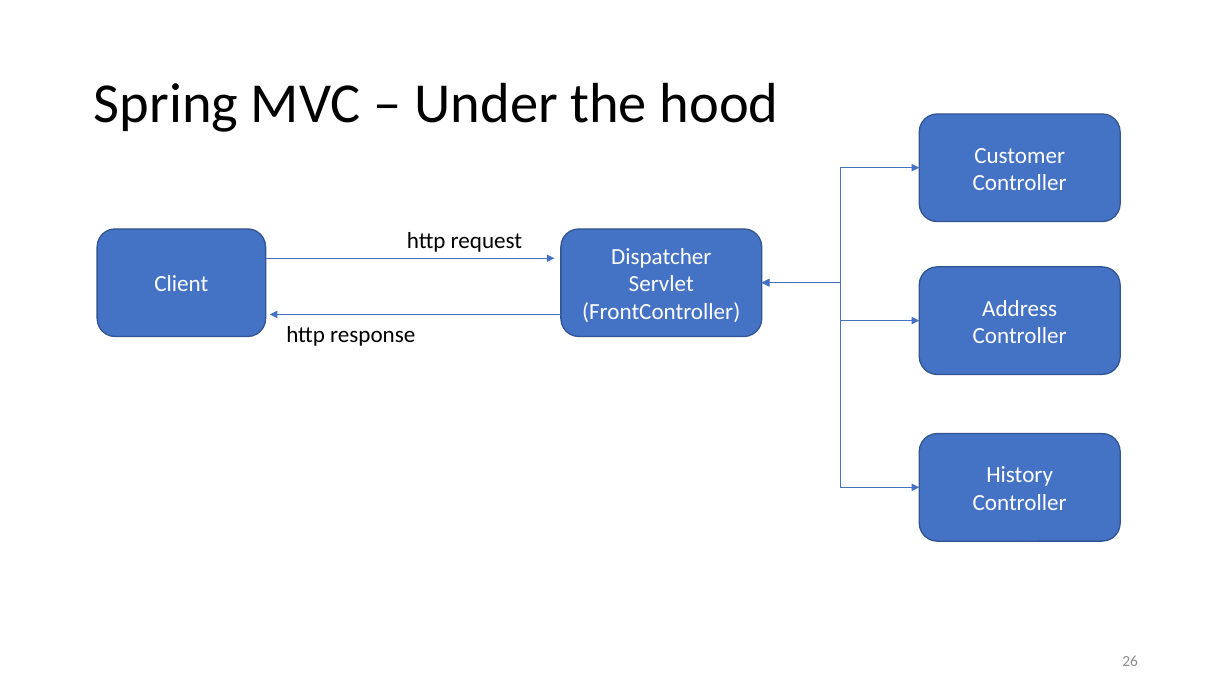
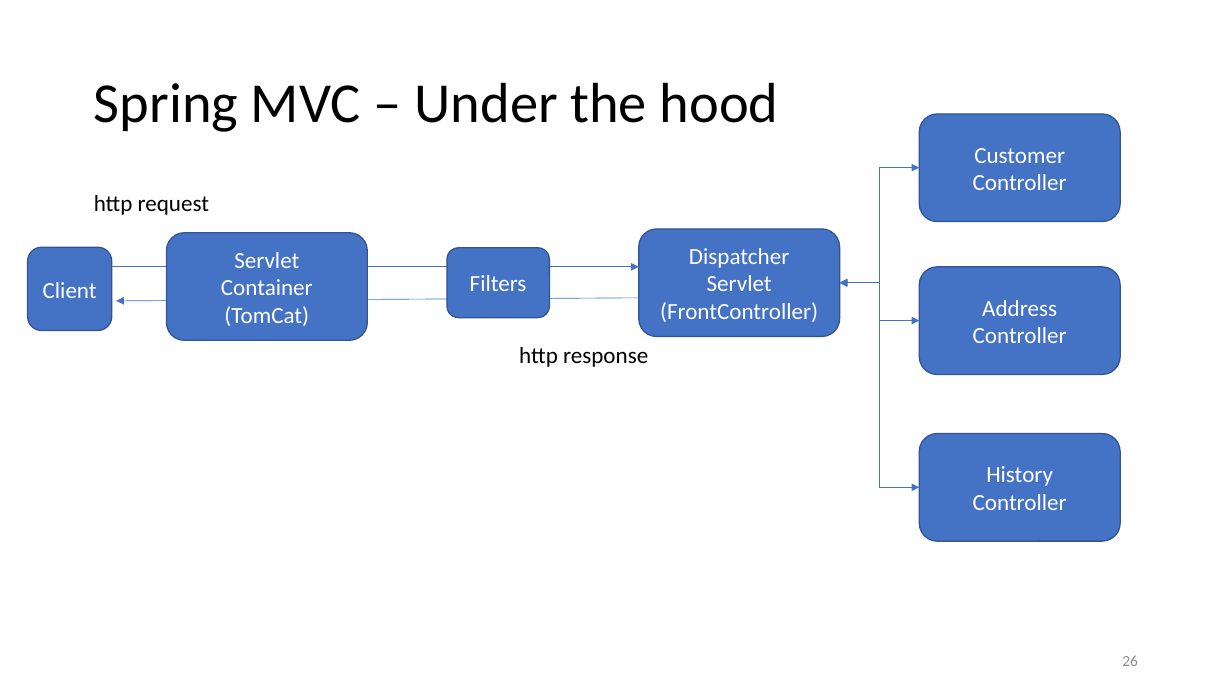
Before and after one commit to jpenniman/java-ms-training, a slide deck: slide 26 of slide-decks/ReSTful-Services.pptx. Drawn at 1232x693 pixels with LibreOffice and Linux fonts; fonts in the diff are those of the drawing; background and template pictures are left out. Boxes give left, top, right and bottom in pixels: in the first picture for what was removed or moved away, otherwise in the second. Text is boxed around its words. In the diff, an @@ line names an element or a change of style, - is before the commit and + after.

```diff
--- a/slide-decks/ReSTful-Services.pptx
+++ b/slide-decks/ReSTful-Services.pptx
@@ elbow double arrow moved from (762, 283) - (920, 168) to (840, 283) - (920, 168) @@
@@ text "http request" moved from (x1=407, y1=232, x2=522, y2=252) to (x1=94, y1=195, x2=209, y2=215) @@
@@ rounded rectangle added at (x1=166, y1=233, x2=367, y2=340), fill #4472C4, outline #325491 1 pt, 18 pt, text #FFFFFF @@
+Servlet
+Container
+(TomCat)
@@ rounded rectangle "Dispatcher" moved from (x1=561, y1=229, x2=762, y2=336) to (x1=639, y1=229, x2=839, y2=336) @@
@@ rounded rectangle "Client" resized from (x1=97, y1=229, x2=265, y2=336) to (x1=28, y1=248, x2=112, y2=331) @@
@@ arrow moved from (266, 259) - (555, 259) to (112, 267) - (639, 267) @@
@@ rounded rectangle added at (x1=447, y1=248, x2=550, y2=318), fill #4472C4, outline #325491 1 pt, 18 pt, text #FFFFFF @@
+Filters
@@ arrow moved from (561, 314) - (270, 314) to (639, 298) - (116, 301) @@
@@ elbow double arrow moved from (762, 283) - (920, 487) to (840, 283) - (920, 487) @@
@@ elbow double arrow moved from (762, 283) - (920, 321) to (840, 283) - (920, 321) @@
@@ text "http response" moved from (x1=286, y1=326, x2=415, y2=346) to (x1=519, y1=347, x2=648, y2=367) @@
```
Also in this commit, not shown: 1 other slide changed, 1 slide added.
